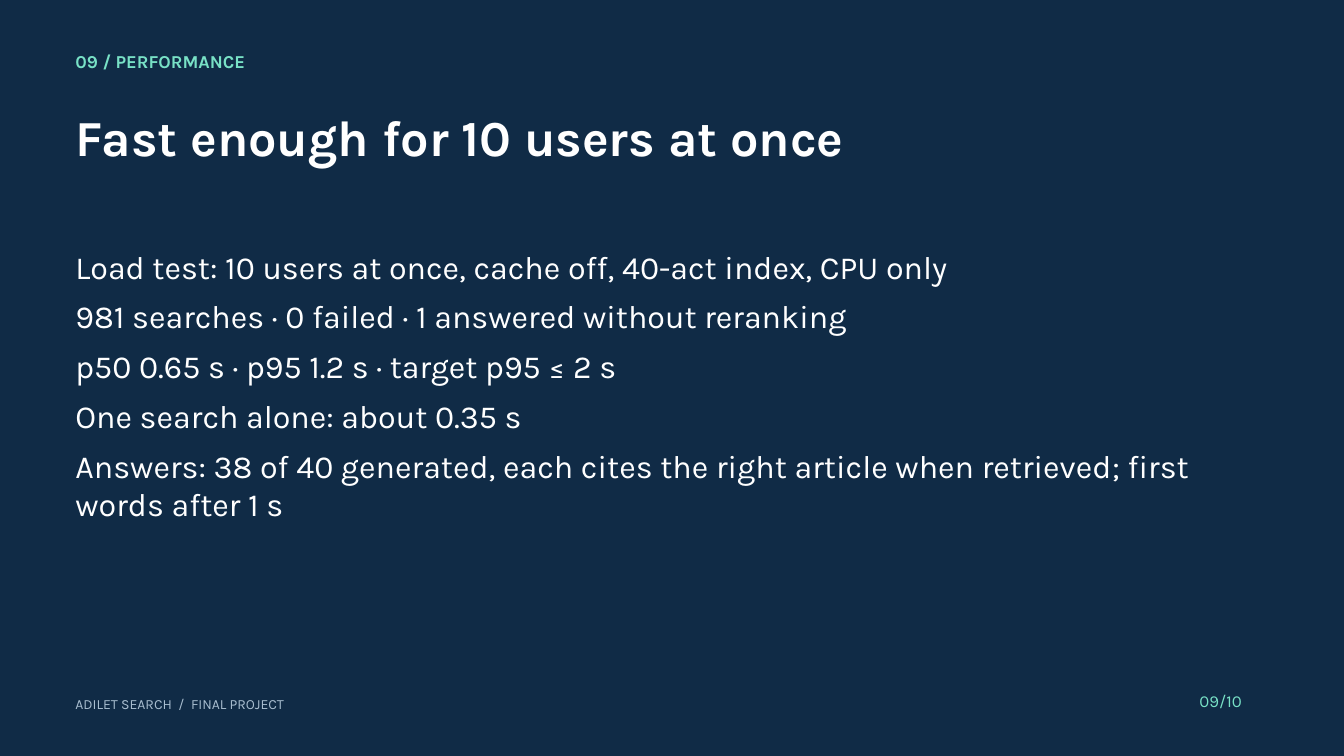
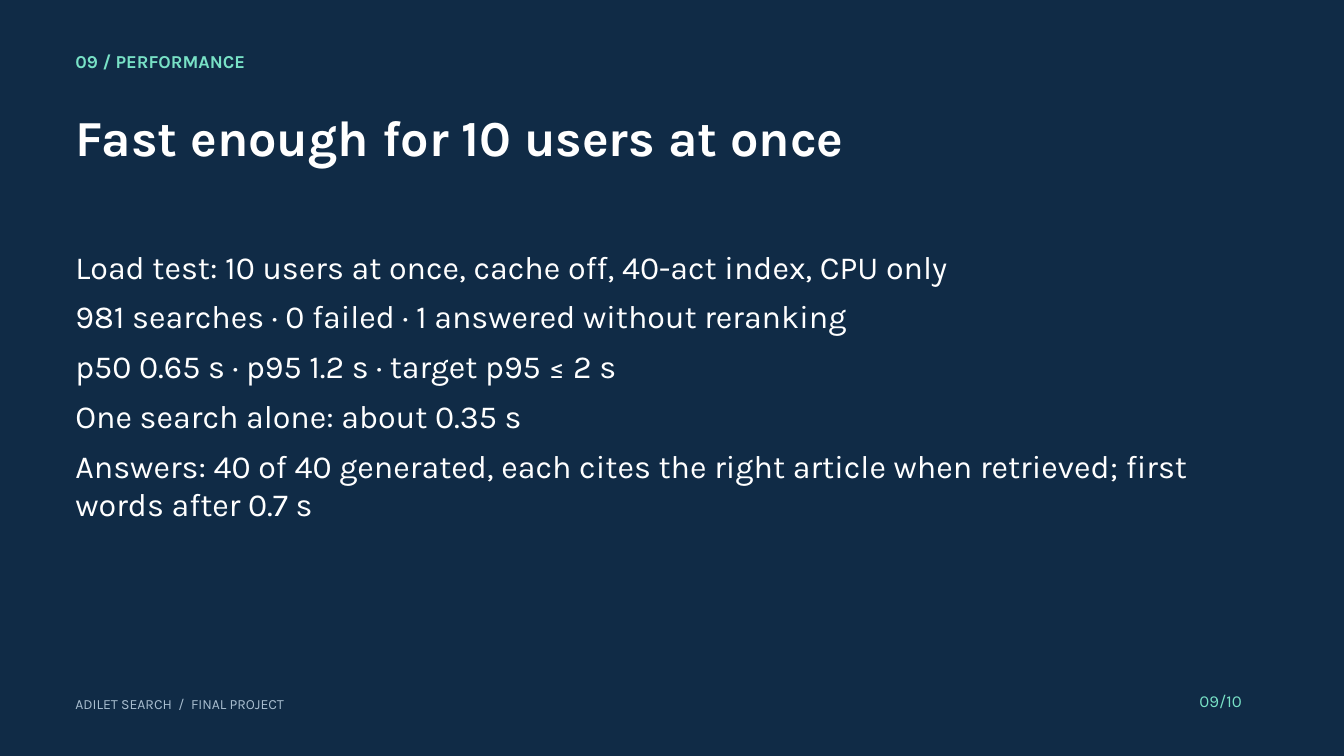
Before and after one commit to R0onen/adilet-search, a slide deck: slide 9 of docs/presentation/final_deck.pptx. Drawn at 1344x756 pixels with LibreOffice and Linux fonts; fonts in the diff are those of the drawing. Boxes give left, top, right and bottom in pixels: in the first picture for what was removed or moved away, otherwise in the second. Text is boxed around its words. In the diff, an @@ line names an element or a change of style, - is before the commit and + after.

Commit message:
docs: final answer check (40 of 40 generated) in the report, readiness, Q&A and deck

```diff
--- a/docs/presentation/final_deck.pptx
+++ b/docs/presentation/final_deck.pptx
@@ text at (75, 456, 1187, 517): text changed @@
-Answers: 38 of 40 generated, each cites the right article when retrieved; first words after 1 s
+Answers: 40 of 40 generated, each cites the right article when retrieved; first words after 0.7 s
```
Also in this commit, not shown: 6 other files.
